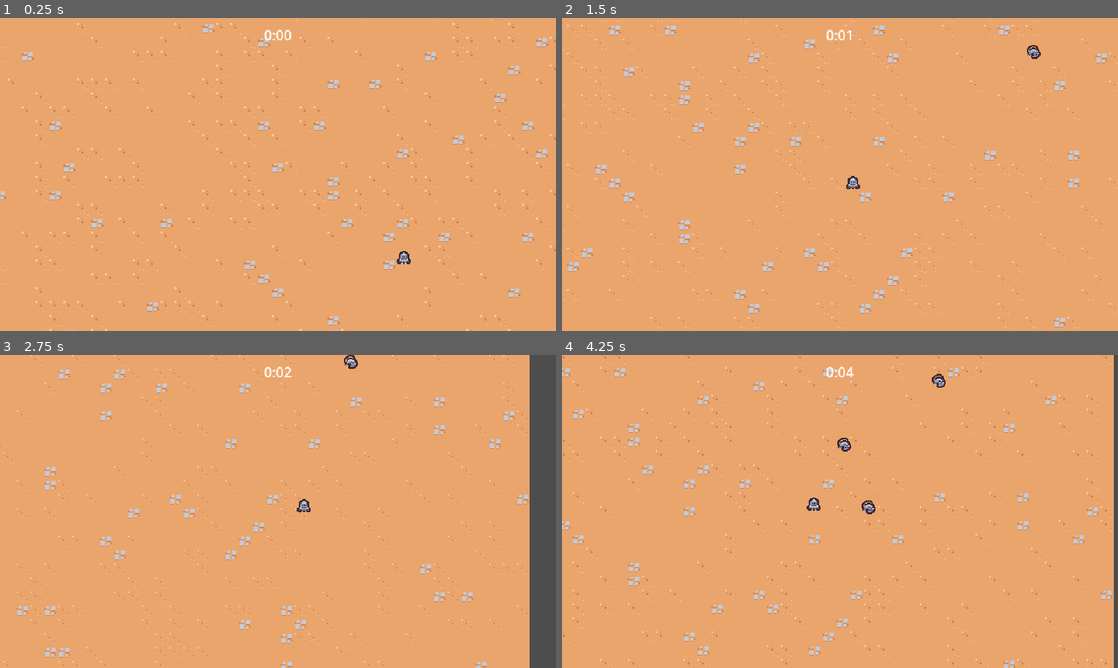
Above: before the commit, frames 1-4 (two rows, left to right).
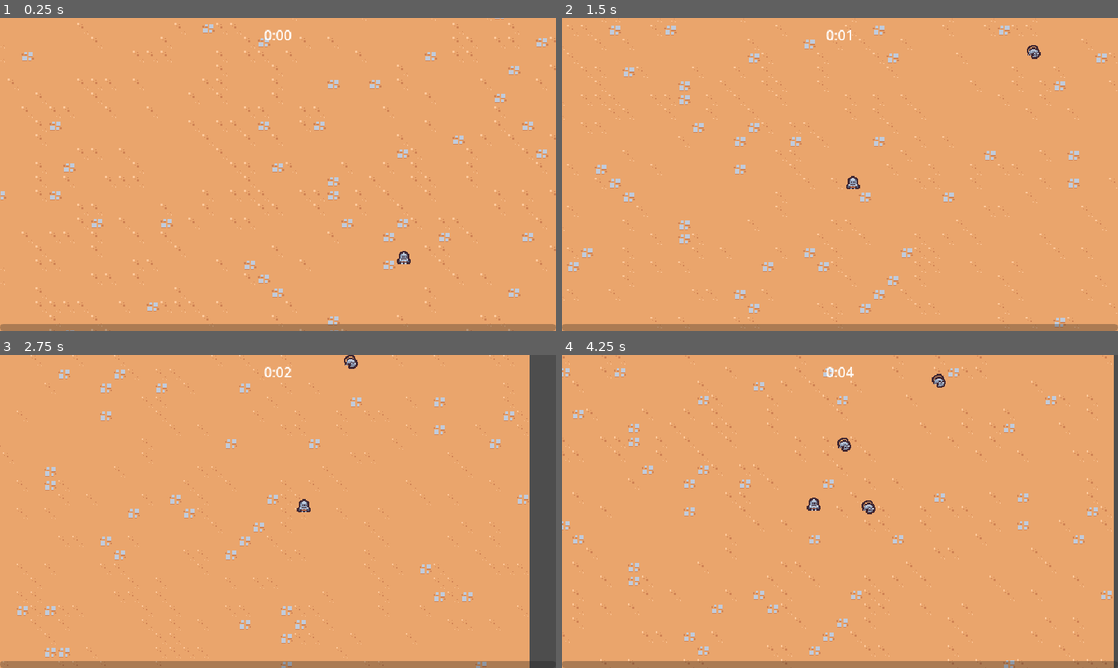
Above: after the commit, the same moments.

Repository: officer47p/2d-survivors-game
Game: Godot game, scene res://scenes/main/main.tscn
Two runs of this game, one before a commit and one after it. Both use one fixed random seed, a clock stepped at 60 frames per second and the inputs below.
Inputs:
- Up to frame 1 (0.25 s): no input
- Up to frame 2 (1.5 s): hold D (move_right) 0.53-1.28 s; hold S (move_down) from 1.28 s (still down)
- Up to frame 3 (2.75 s): release S (move_down) at 2.03 s; hold D (move_right) from 2.03 s (still down)
- Up to frame 4 (4.25 s): release D (move_right) at 2.78 s; hold W (move_up) 2.78-3.53 s; hold A (move_left) from 3.53 s (still down)

The runs differ from the first frame. In frame 1, 2.2% of the frame differs, in the area x 0-100%, y 97-100%; in frame 2, 2.2%; in frame 3, 2.1%; in frame 4, 2.2%.

Commit message:
Add experience bar

Diff:
--- a/scenes/main/main.tscn
+++ b/scenes/main/main.tscn
@@ -4,6 +4,7 @@
 [ext_resource type="PackedScene" uid="uid://cbjyvqv60vjml" path="res://scenes/game_object/player/player.tscn" id="1_hyk8p"]
 [ext_resource type="TileSet" uid="uid://bu3r6b2v00cre" path="res://resources/tileset.tres" id="1_iuonh"]
 [ext_resource type="PackedScene" uid="uid://b50ayj272w06r" path="res://scenes/manager/arena_time_manager.tscn" id="2_ow5a4"]
+[ext_resource type="PackedScene" uid="uid://13hu3s2u1im0" path="res://scenes/ui/experience_bar.tscn" id="2_yyfjg"]
 [ext_resource type="PackedScene" uid="uid://dt7j3bqhl63x" path="res://scenes/game_object/game_camera/game_camera.tscn" id="3_k2fmo"]
 [ext_resource type="PackedScene" uid="uid://vlu8s5qbbaes" path="res://scenes/manager/experience_manager.tscn" id="4_yyfjg"]
 [ext_resource type="PackedScene" uid="uid://ccm17segfitmy" path="res://scenes/manager/enemy_manager.tscn" id="5_6q06x"]
@@ -12,6 +13,9 @@
 
 [node name="ArenaTimeUI" parent="." unique_id=632936746 node_paths=PackedStringArray("arena_time_manager") instance=ExtResource("1_6q06x")]
 arena_time_manager = NodePath("../ArenaTimeManager")
+
+[node name="ExperienceBar" parent="." unique_id=780260517 node_paths=PackedStringArray("experience_manager") instance=ExtResource("2_yyfjg")]
+experience_manager = NodePath("../ExperienceManager")
 
 [node name="ArenaTimeManager" parent="." unique_id=655406051 instance=ExtResource("2_ow5a4")]
 
--- a/scenes/manager/experience_manager.gd
+++ b/scenes/manager/experience_manager.gd
@@ -1,12 +1,25 @@
 extends Node
 
+const TARGET_EXPERIENCE_GROWTH = 5
+
+signal experience_updated(current_experience: float, target_experience: float)
+
 var current_experience = 0
+var current_level = 1
+var target_experience = 5.0
 
 func _ready() -> void:
 	GameEvents.experience_vial_collected.connect(on_experience_vial_collected)
 
 func increment_experience(number: float):
-	current_experience += number
+	current_experience = min(current_experience + number, target_experience)
+	experience_updated.emit(current_experience, target_experience)
+	print(current_experience, target_experience)
+	if current_experience == target_experience:
+		current_level += 1
+		target_experience += TARGET_EXPERIENCE_GROWTH
+		current_experience = 0
+		experience_updated.emit(current_experience, target_experience)
 
 func on_experience_vial_collected(number: float):
 	increment_experience(number)
--- /dev/null
+++ b/scenes/ui/experience_bar.gd
@@ -0,0 +1,11 @@
+extends CanvasLayer
+
+@export var experience_manager: Node
+@onready var progress_bar = $MarginContainer/ProgressBar
+
+func _ready() -> void:
+	experience_manager.experience_updated.connect(on_experience_updated)
+
+func on_experience_updated(current_experience: float, target_experience: float):
+	var percent = current_experience / target_experience
+	progress_bar.value = percent
--- /dev/null
+++ b/scenes/ui/experience_bar.tscn
@@ -0,0 +1,22 @@
+[gd_scene format=3 uid="uid://13hu3s2u1im0"]
+
+[ext_resource type="Script" uid="uid://d1l4n0mcrpp71" path="res://scenes/ui/experience_bar.gd" id="1_r233f"]
+
+[node name="ExperienceBar" type="CanvasLayer" unique_id=780260517]
+script = ExtResource("1_r233f")
+
+[node name="MarginContainer" type="MarginContainer" parent="." unique_id=1719450956]
+anchors_preset = 15
+anchor_right = 1.0
+anchor_bottom = 1.0
+grow_horizontal = 2
+grow_vertical = 2
+mouse_filter = 2
+
+[node name="ProgressBar" type="ProgressBar" parent="MarginContainer" unique_id=974374768]
+custom_minimum_size = Vector2(0, 8)
+layout_mode = 2
+size_flags_vertical = 8
+mouse_filter = 2
+max_value = 1.0
+show_percentage = false
Not shown, added: scenes/ui/experience_bar.gd.uid
